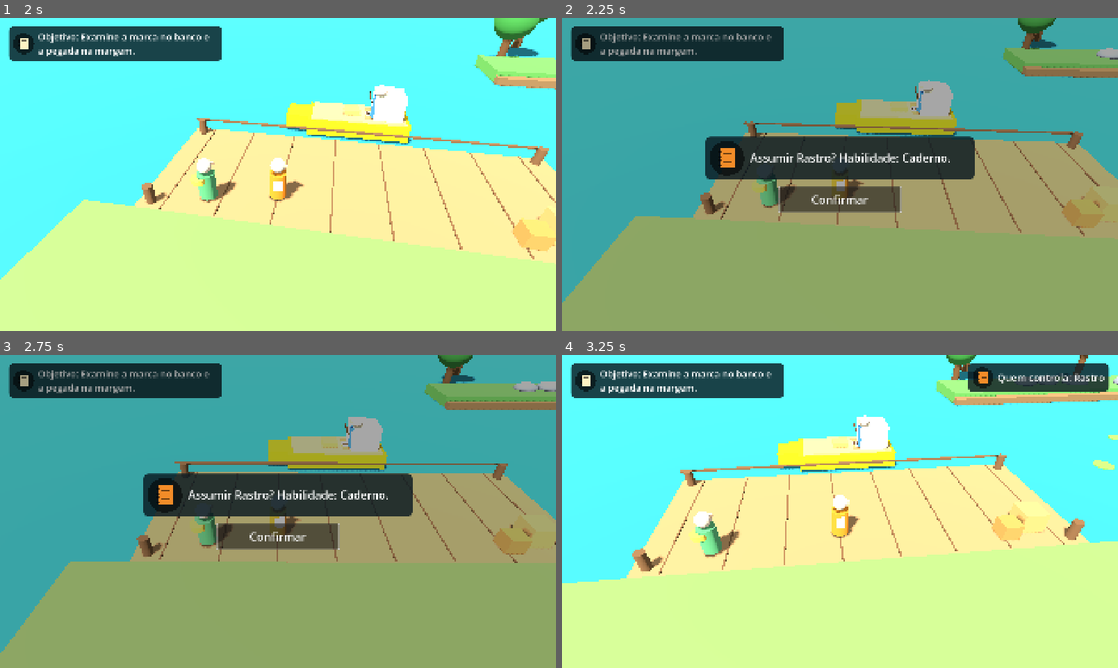
Above: before the commit, frames 1-4 (two rows, left to right).
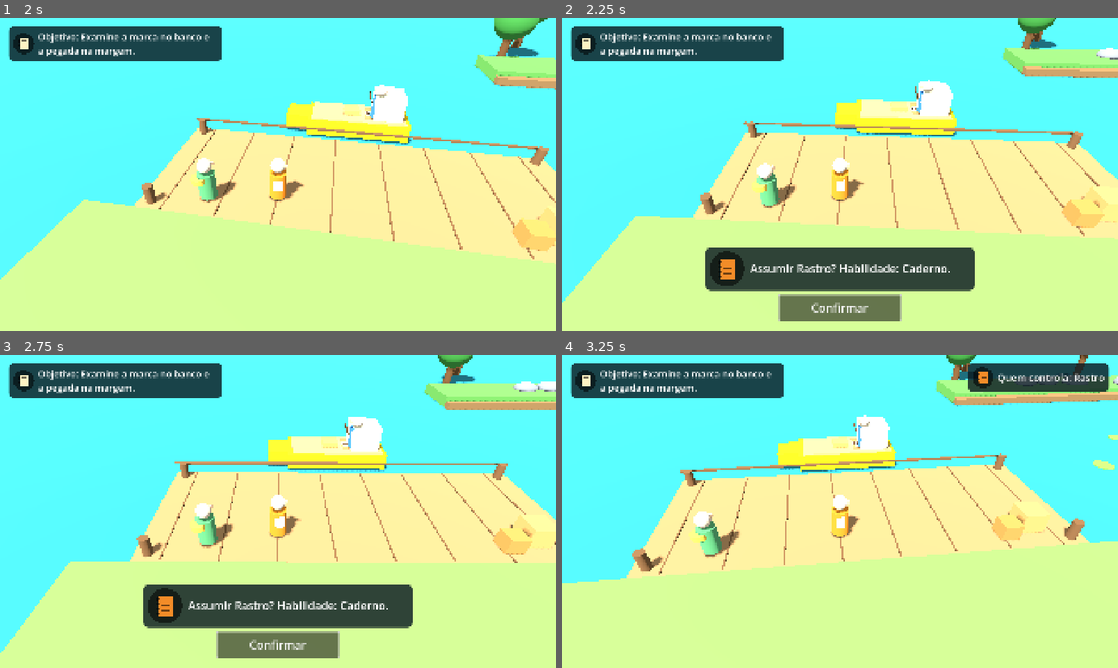
Above: after the commit, the same moments.

Repository: thiagomendes/rota-brava
Game: Godot game, scene res://ui/main_menu.tscn
Two runs of this game, one before a commit and one after it. Both use one fixed random seed, a clock stepped at 60 frames per second and the inputs below.
Inputs (mouse positions are in pixels of both pictures, inside the frame that each line leads up to):
- Up to frame 1 (2 s): click "Jogar" at 0.5 s; tap Enter (ui_accept) at 1.25, 1.52 s; move the mouse to (400, 158) at 1.27 s; hold D (move_right) from 1.28 s (still down); hold E (interact) from 1.28 s (still down); click (400, 158) at 1.42 s
- Up to frame 2 (2.25 s): move the mouse to (728, 190) at 2.02 s; release D (move_right) at 2.03 s; release E (interact) at 2.03 s; hold S (move_down) from 2.03 s (still down); tap E (interact) at 2.1 s; click (728, 190) at 2.17 s
- Up to frame 3 (2.75 s): keep holding S (move_down); tap Enter (ui_accept) at 2.27 s
- Up to frame 4 (3.25 s): move the mouse to (895, 442) at 2.77 s; release S (move_down) at 2.78 s; hold D (move_right) from 2.78 s (still down); hold E (interact) from 2.78 s (still down); click (895, 442) at 2.92 s

Frame 1 is identical in both runs. In frame 2, 100% of the frame differs, in the area x 0-100%, y 0-100%; in frame 3, 100%; in frame 4, nothing differs.

Commit message:
feat(rb-02): areia do rio rasa, painel de troca embaixo, menu aceita --ep01-demo, evidencias do ticket

Diff:
--- a/game/episodes/ep01/stages/river/river_stage.gd
+++ b/game/episodes/ep01/stages/river/river_stage.gd
@@ -104,10 +104,10 @@
 
 func _build_cove() -> void:
 	var sand := Color("e3cf9a")
-	Blocks.box(_scenery, "CoveSandSouth", Vector3(16, 0.8, 3), Vector3(84, -0.1, 19.5), sand)
-	Blocks.box(_scenery, "CoveSandEast", Vector3(3, 0.8, 19), Vector3(90.5, -0.1, 11.5), sand)
-	Blocks.box(_scenery, "RiverEndBank", Vector3(4, 0.8, 17), Vector3(90, -0.1, -5.5), sand)
-	Blocks.box(_scenery, "CoveBankWest", Vector3(2, 0.8, 4), Vector3(75, -0.1, 16), sand)
+	Blocks.box(_scenery, "CoveSandSouth", Vector3(16, 0.8, 3), Vector3(84, -0.45, 19.5), sand)
+	Blocks.box(_scenery, "CoveSandEast", Vector3(3, 0.8, 19), Vector3(90.5, -0.45, 11.5), sand)
+	Blocks.box(_scenery, "RiverEndBank", Vector3(4, 0.8, 17), Vector3(90, -0.45, -5.5), sand)
+	Blocks.box(_scenery, "CoveBankWest", Vector3(2, 0.8, 4), Vector3(75, -0.45, 16), sand)
 	_rock("CoveRock1", Vector3(80.0, 0.4, 20.5))
 	_rock("CoveRock2", Vector3(87.0, 0.4, 20.0))
 
--- a/game/ui/hud.gd
+++ b/game/ui/hud.gd
@@ -233,9 +233,13 @@
 
 func _build_handoff(root: Control) -> void:
 	_handoff_panel = _overlay(root, "HandoffOverlay")
-	(_handoff_panel.get_child(0) as ColorRect).color = Color(0, 0, 0, 0.35)
-	var v := _centered_box(_handoff_panel)
-	v.position.y = 200
+	# Sem escurecer a cena e na parte baixa: a camera enquadra no centro quem vai agir, e a crianca precisa ve-lo.
+	(_handoff_panel.get_child(0) as ColorRect).color = Color(0, 0, 0, 0.0)
+	var v := VBoxContainer.new()
+	v.add_theme_constant_override("separation", 16)
+	v.mouse_filter = Control.MOUSE_FILTER_IGNORE
+	_handoff_panel.add_child(v)
+	_anchor(v, 0.5, 1.0, 0.0, -36.0, Control.GROW_DIRECTION_BOTH, Control.GROW_DIRECTION_BEGIN)
 	var p := _panel(v)
 	var h := HBoxContainer.new()
 	h.add_theme_constant_override("separation", 20)
--- a/game/ui/main_menu.gd
+++ b/game/ui/main_menu.gd
@@ -19,6 +19,9 @@
 	back_button.pressed.connect(_close_options)
 	play_button.grab_focus()
 	print("[RB] menu_ready focus=%s" % play_button.name)
+	# Gravacao/demonstracao da build exportada: o exe so abre o menu, entao o bot entra por aqui.
+	if OS.get_cmdline_user_args().has("--ep01-demo") or OS.get_cmdline_args().has("--ep01-demo"):
+		_on_play_pressed.call_deferred()
 
 
 func _unhandled_input(event: InputEvent) -> void:
Not shown, changed: specs/features/RB-02.md
Not shown, changed: tools/record-playthrough.ps1
